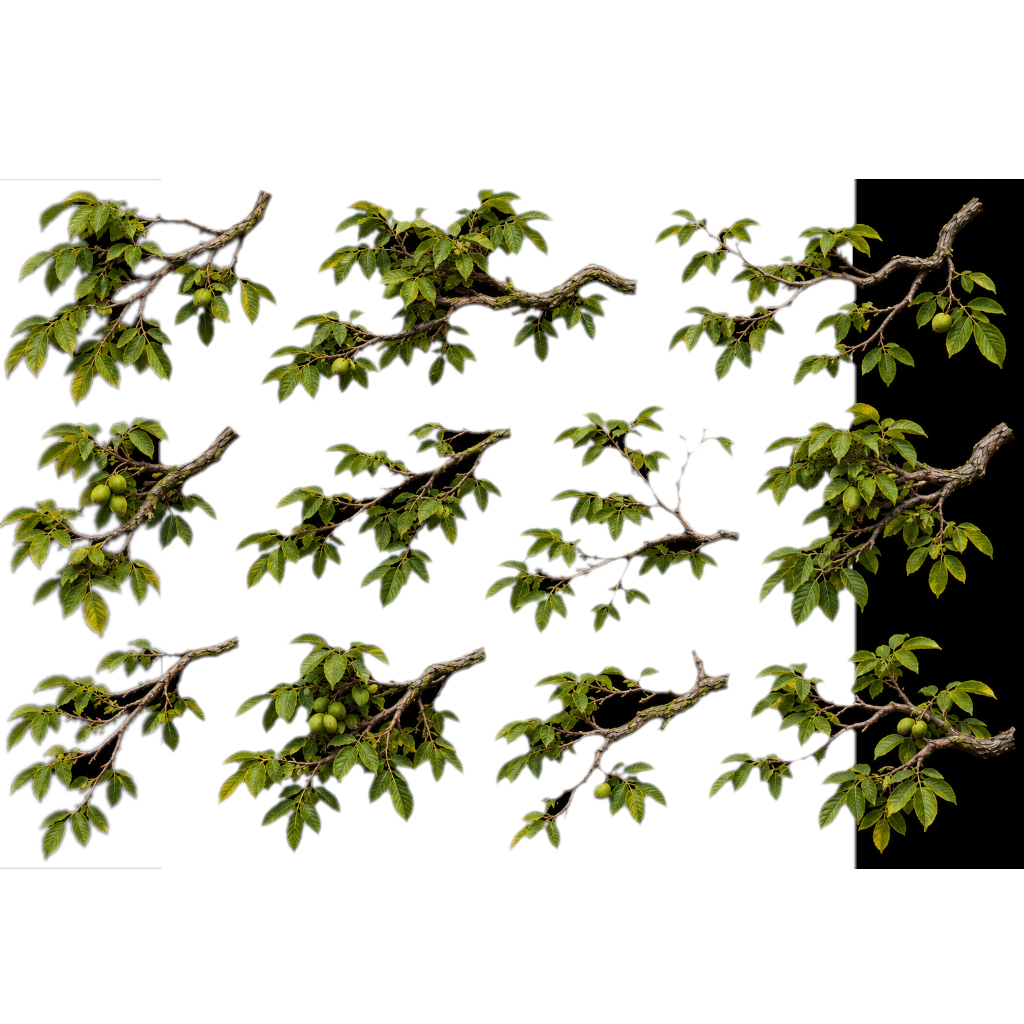
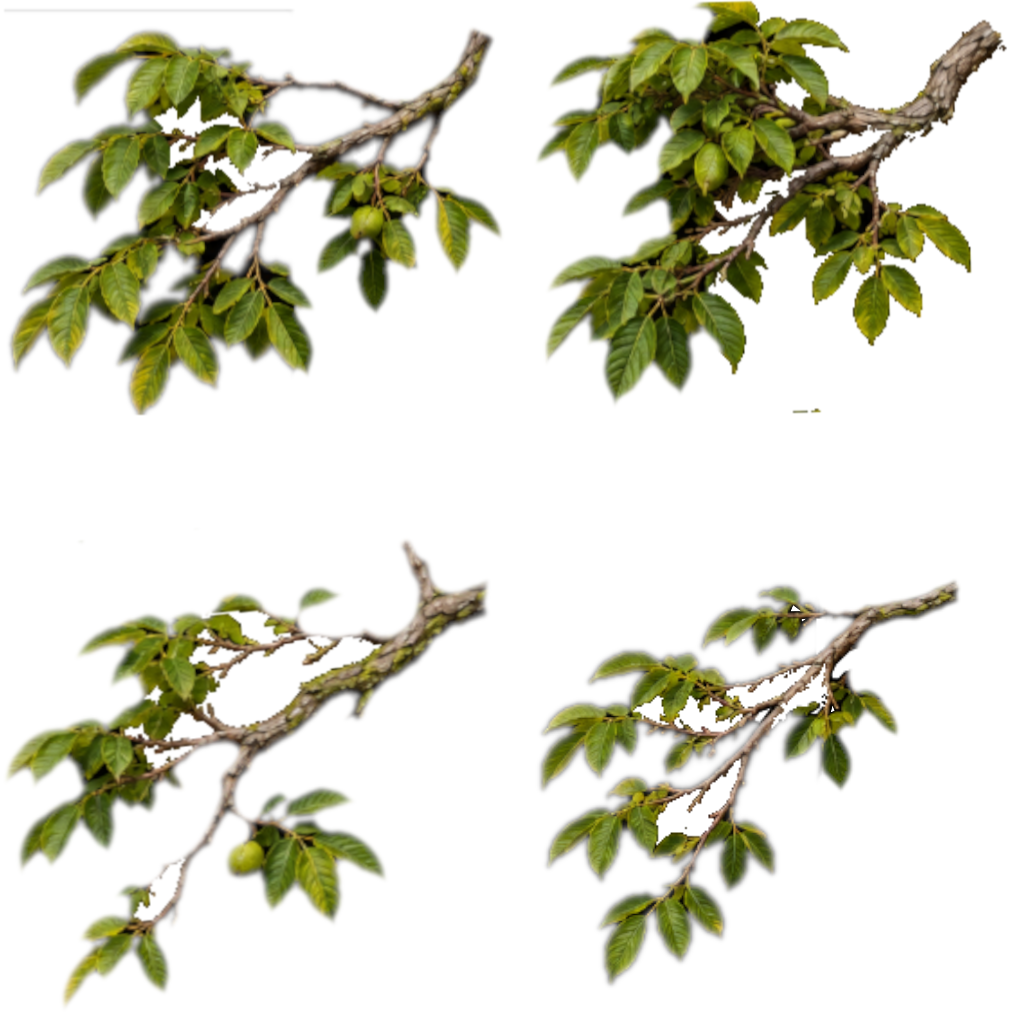
Layer changes from the first 1024×1024 image to the second:
added group "Birch" with 5 layers above "Background" over [0, 0, 1021, 1010]
renamed "Autumn Birch Branch Foliage Atlas_v4.png" to "ORIGINAL", hid it, moved it into group "Birch", painted on it over [0, 179, 1024, 888]
added layer "Autumn Birch Branch Foliage Atlas_v4.png copy" in group "Birch" over [2, 8, 512, 416]
added layer "Autumn Birch Branch Foliage Atlas_v4.png copy #1" in group "Birch" over [527, 0, 1008, 416]
added layer "Autumn Birch Branch Foliage Atlas_v4.png copy #2" in group "Birch" over [0, 526, 535, 1010]
added layer "Autumn Birch Branch Foliage Atlas_v4.png copy #3" in group "Birch" over [532, 570, 973, 988]
